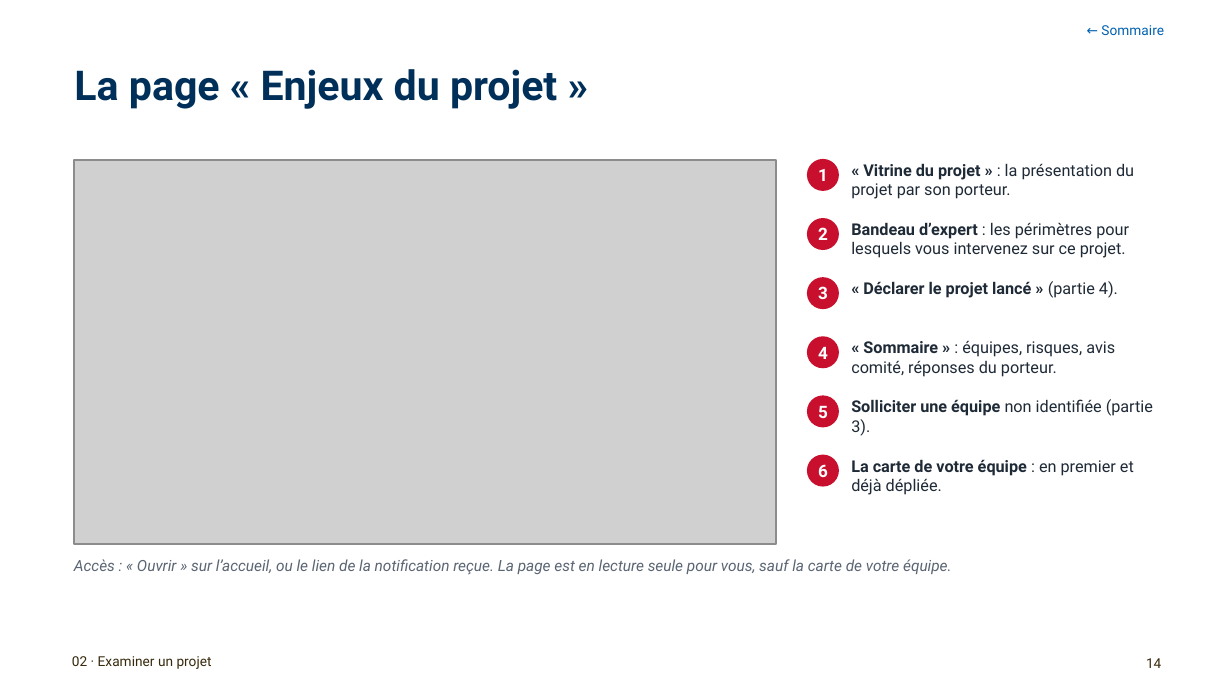
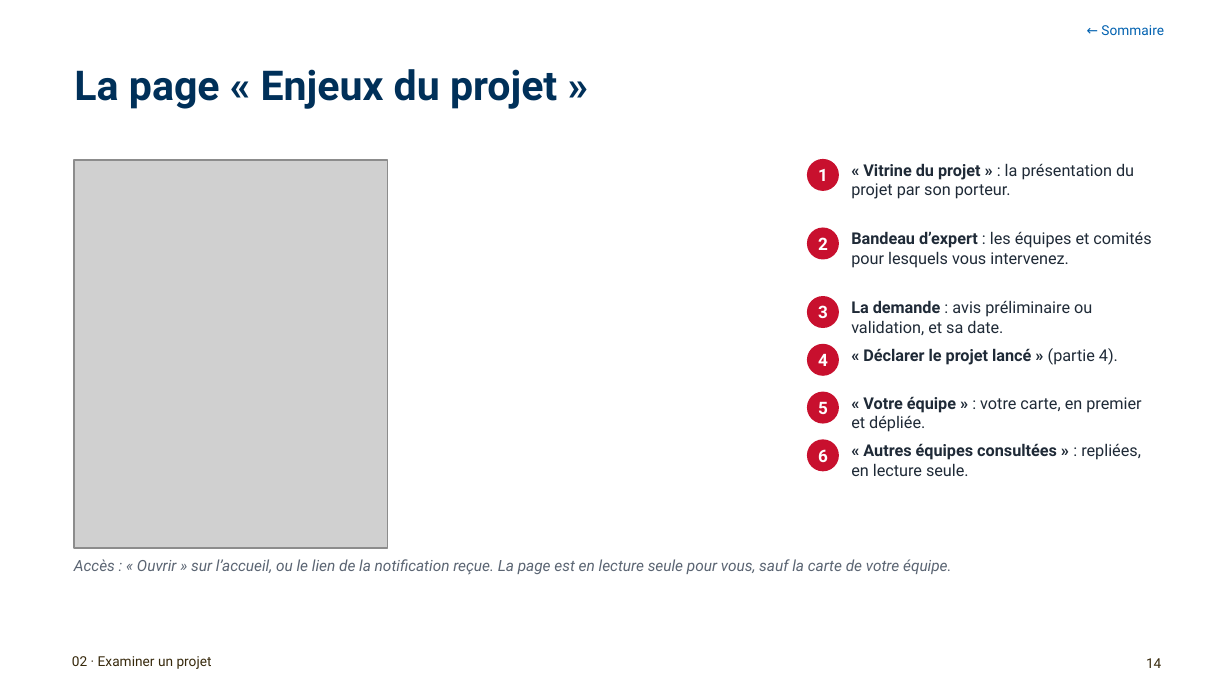
Before and after one commit to antoinelmariel-ux/ProjectNavigator, a slide deck: slide 14 of docs/Project Navigator_ Manuel SME.pptx. Drawn at 1232x693 pixels with LibreOffice and Linux fonts; fonts in the diff are those of the drawing; grey boxes stand for pictures; background and template pictures are left out. Boxes give left, top, right and bottom in pixels: in the first picture for what was removed or moved away, otherwise in the second. Text is boxed around its words. In the diff, an @@ line names an element or a change of style, - is before the commit and + after.

```diff
--- a/docs/Project Navigator_ Manuel SME.pptx
+++ b/docs/Project Navigator_ Manuel SME.pptx
@@ picture removed at <box>74,160,776,545</box> @@
@@ picture added at <box>74,160,388,548</box> @@
@@ ellipse "2": place and size @@
-ellipse "2" at <box>807,218,839,250</box>
+ellipse "2" at <box>807,228,839,260</box>
@@ text at <box>851,231,1151,268</box>: text changed @@
-Bandeau d’expert : les périmètres pour lesquels vous intervenez sur ce projet.
+Bandeau d’expert : les équipes et comités pour lesquels vous intervenez.
@@ ellipse "3": place and size @@
-ellipse "3" at <box>807,277,839,309</box>
+ellipse "3" at <box>807,296,839,328</box>
@@ text added at <box>851,300,1092,335</box>, 9.5 pt, text #1F2A37 @@
+La demande : avis préliminaire ou validation, et sa date.
@@ ellipse "4": place and size @@
-ellipse "4" at <box>807,336,839,368</box>
+ellipse "4" at <box>807,344,839,376</box>
@@ text "« Déclarer le projet lancé ...": place and size @@
-text "« Déclarer le projet lancé ..." at <box>863,281,1118,298</box>
+text "« Déclarer le projet lancé ..." at <box>863,348,1118,365</box>
@@ text removed at <box>851,340,1115,377</box> @@
-« Sommaire » : équipes, risques, avis comité, réponses du porteur.
@@ ellipse "5": place and size @@
-ellipse "5" at <box>807,395,839,428</box>
+ellipse "5" at <box>807,392,839,424</box>
@@ text at <box>851,396,1141,432</box>: text changed @@
-La carte de votre équipe : en premier et déjà dépliée.
+« Votre équipe » : votre carte, en premier et dépliée.
@@ text removed at <box>851,399,1153,436</box> @@
-Solliciter une équipe non identifiée (partie 3).
@@ ellipse "6": place and size @@
-ellipse "6" at <box>807,455,839,487</box>
+ellipse "6" at <box>807,440,839,472</box>
@@ text added at <box>851,443,1141,476</box>, 9.5 pt, text #1F2A37, bold @@
+« Autres équipes consultées » : repliées, en lecture seule.
```
Also in this commit, not shown: 21 other slides changed, 1 other file.
